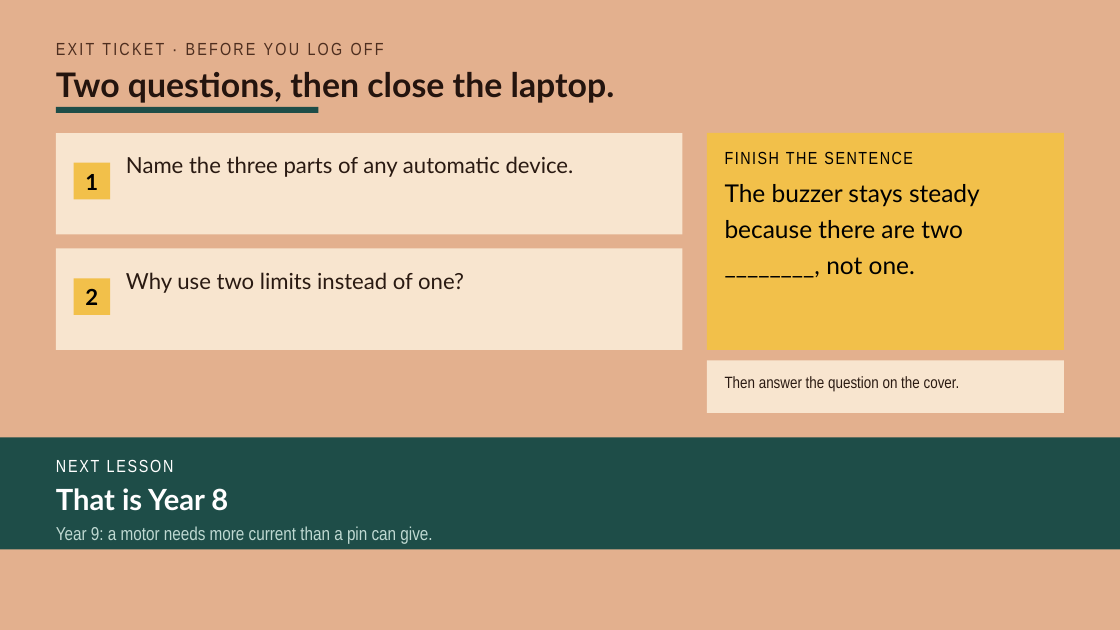
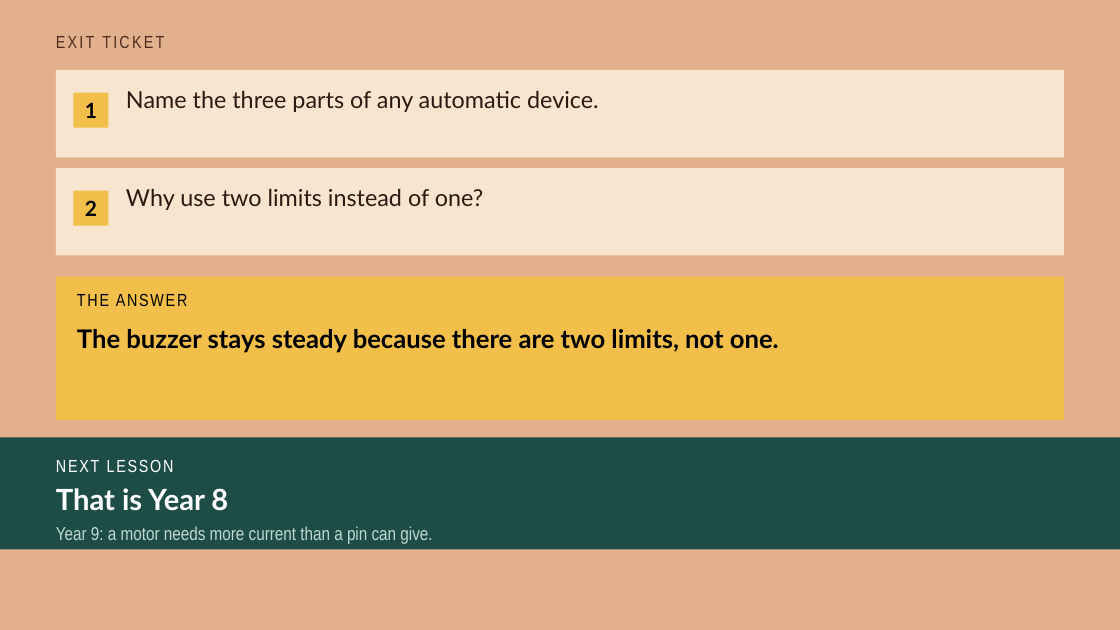
Before and after one commit to beatsaway/luacslides, a slide deck: slide 12 of v2027/Y8-5-A-device-that-decides.pptx. Drawn at 1120x630 pixels with LibreOffice and Linux fonts; fonts in the diff are those of the drawing. Boxes give left, top, right and bottom in pixels: in the first picture for what was removed or moved away, otherwise in the second. Text is boxed around its words. In the diff, an @@ line names an element or a change of style, - is before the commit and + after.

```diff
--- a/v2027/Y8-5-A-device-that-decides.pptx
+++ b/v2027/Y8-5-A-device-that-decides.pptx
@@ text at box(56, 36, 164, 48): text changed @@
-EXIT TICKET · BEFORE YOU LOG OFF
+EXIT TICKET
@@ text removed at box(56, 72, 615, 103) @@
-Two questions, then close the laptop.
@@ rectangle added at box(56, 70, 1065, 157), fill #F8E5CF @@
@@ text "Name the three parts of ...": place and size @@
-text "Name the three parts of ..." at box(126, 156, 574, 177)
+text "Name the three parts of ..." at box(126, 91, 599, 112)
@@ text "Name the three parts of ..." at box(126, 91, 599, 112): size 19 to 20 pt @@
@@ rectangle removed at box(56, 107, 318, 113) @@
@@ text "1": place and size @@
-text "1" at box(85, 174, 98, 190)
+text "1" at box(85, 102, 97, 118)
@@ text "1" at box(85, 102, 97, 118): size 19 to 18 pt @@
@@ rectangle: place and size @@
-rectangle at box(74, 278, 111, 315)
+rectangle at box(74, 92, 109, 128)
@@ rectangle removed at box(707, 133, 1065, 350) @@
@@ rectangle: place and size @@
-rectangle at box(56, 133, 683, 234)
+rectangle at box(56, 168, 1065, 255)
@@ text "Why use two limits instead ..." at box(126, 189, 483, 210): size 19 to 20 pt @@
@@ text "Why use two limits instead ...": place and size @@
-text "Why use two limits instead ..." at box(126, 272, 464, 293)
+text "Why use two limits instead ..." at box(126, 189, 483, 210)
@@ text removed at box(725, 151, 913, 164) @@
-FINISH THE SENTENCE
@@ text "2" at box(85, 200, 97, 216): size 19 to 18 pt @@
@@ text "2": place and size @@
-text "2" at box(85, 289, 98, 305)
+text "2" at box(85, 200, 97, 216)
@@ rectangle: place and size @@
-rectangle at box(74, 163, 111, 200)
+rectangle at box(74, 191, 109, 226)
@@ rectangle removed at box(56, 249, 683, 350) @@
@@ rectangle added at box(56, 276, 1065, 420), fill #F2C04A @@
@@ text added at box(77, 294, 109, 306), 15 pt, text #000000 @@
+THE ANSWER
@@ text at box(77, 329, 779, 353): text changed; size 21 to 22 pt; bold on @@
-The buzzer stays steady because there are two ________, not one.
+The buzzer stays steady because there are two limits, not one.
@@ rectangle removed at box(707, 360, 1065, 413) @@
@@ text removed at box(725, 376, 960, 391) @@
-Then answer the question on the cover.
```
Also in this commit, not shown: 32 other files.
